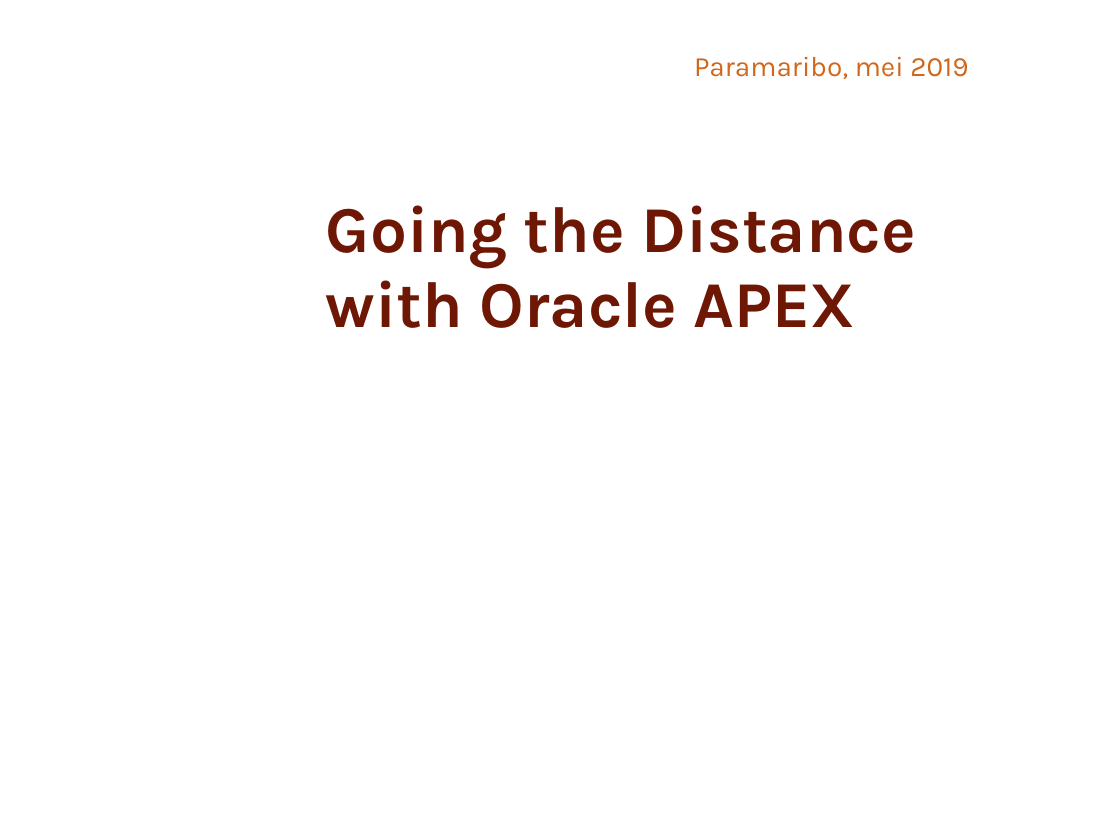
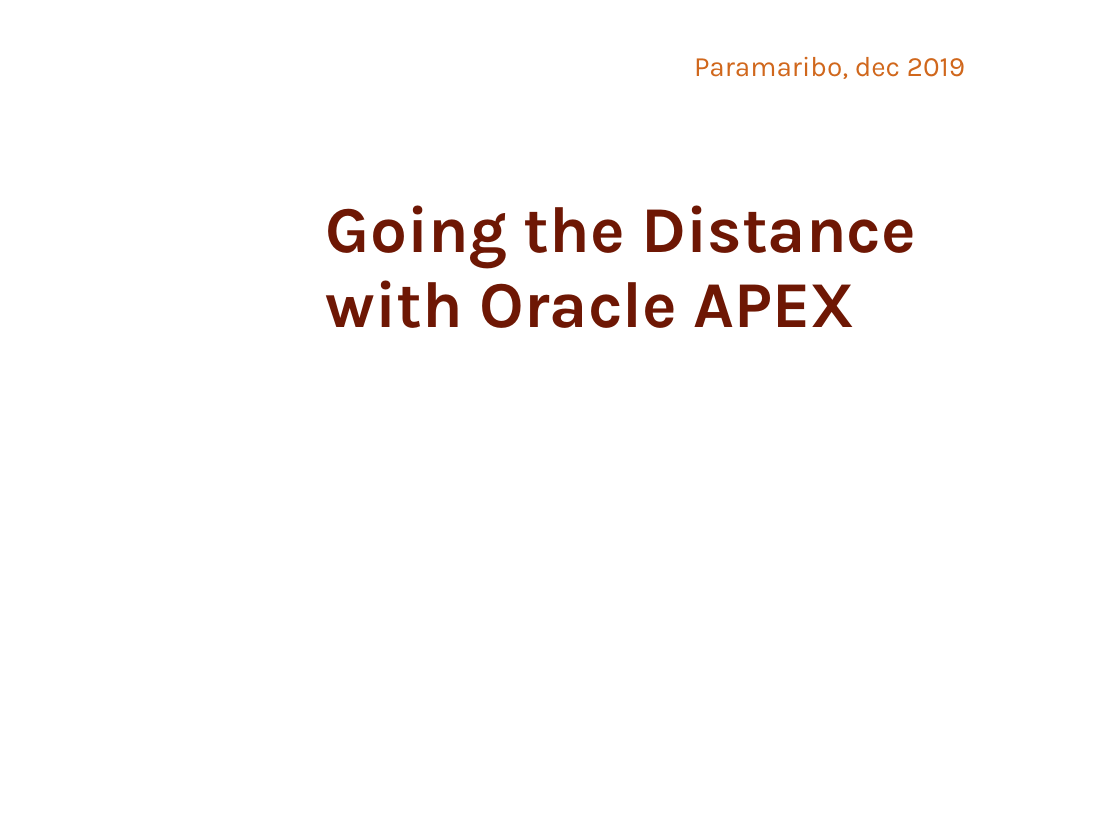
Before and after one commit to SullivanC137/Apex-Workshops, a slide deck: slide 1 of Going the distance/goingTheDistance.pptx. Drawn at 1120x840 pixels with LibreOffice and Linux fonts; fonts in the diff are those of the drawing; background and template pictures are left out. Boxes give left, top, right and bottom in pixels: in the first picture for what was removed or moved away, otherwise in the second. Text is boxed around its words. In the diff, an @@ line names an element or a change of style, - is before the commit and + after.

```diff
--- a/Going the distance/goingTheDistance.pptx
+++ b/Going the distance/goingTheDistance.pptx
@@ subtitle at box(694, 57, 965, 79): text changed @@
-Paramaribo, mei 2019
+Paramaribo, dec 2019
```
Also in this commit, not shown: 4 other slides changed, 3 other files.
